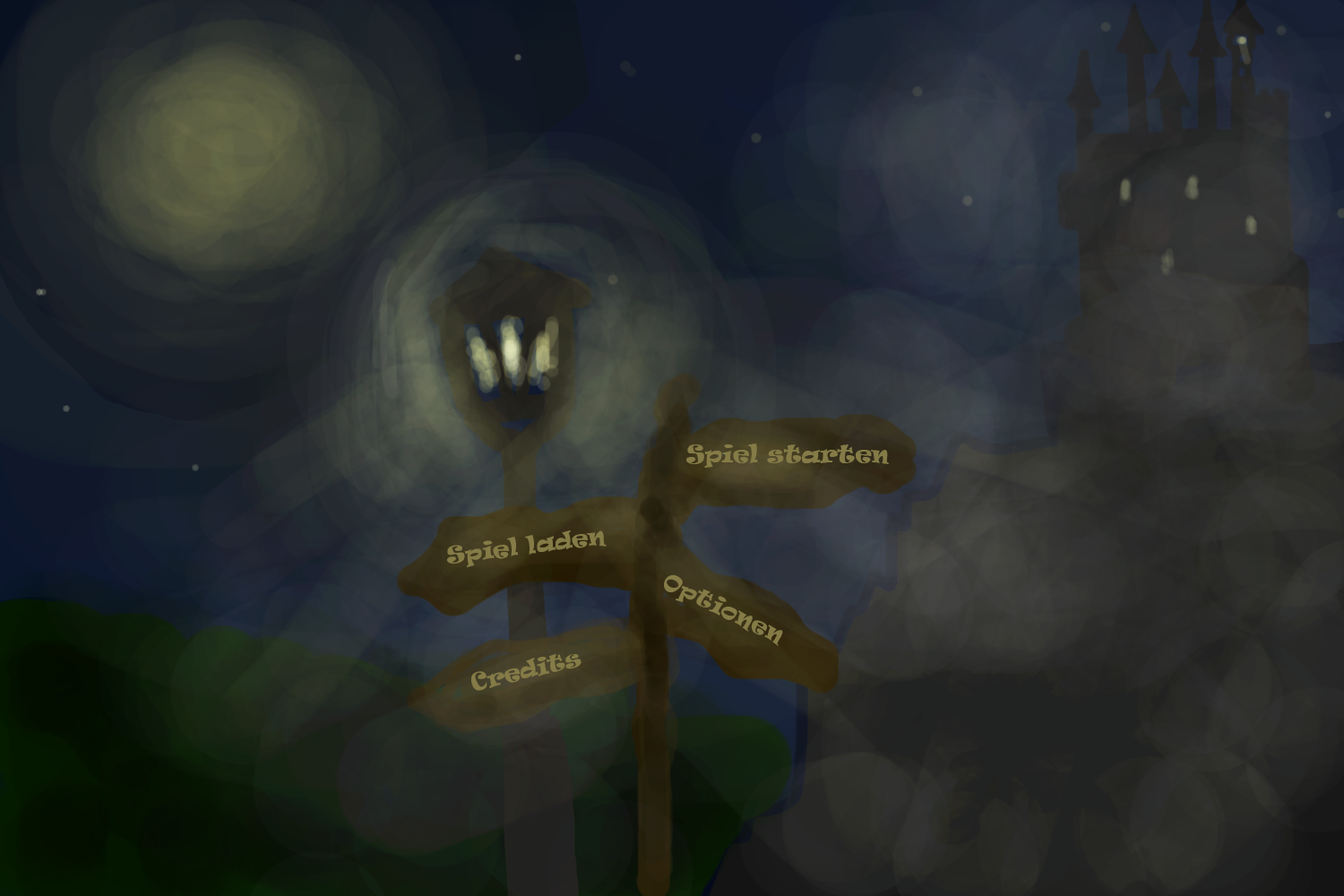
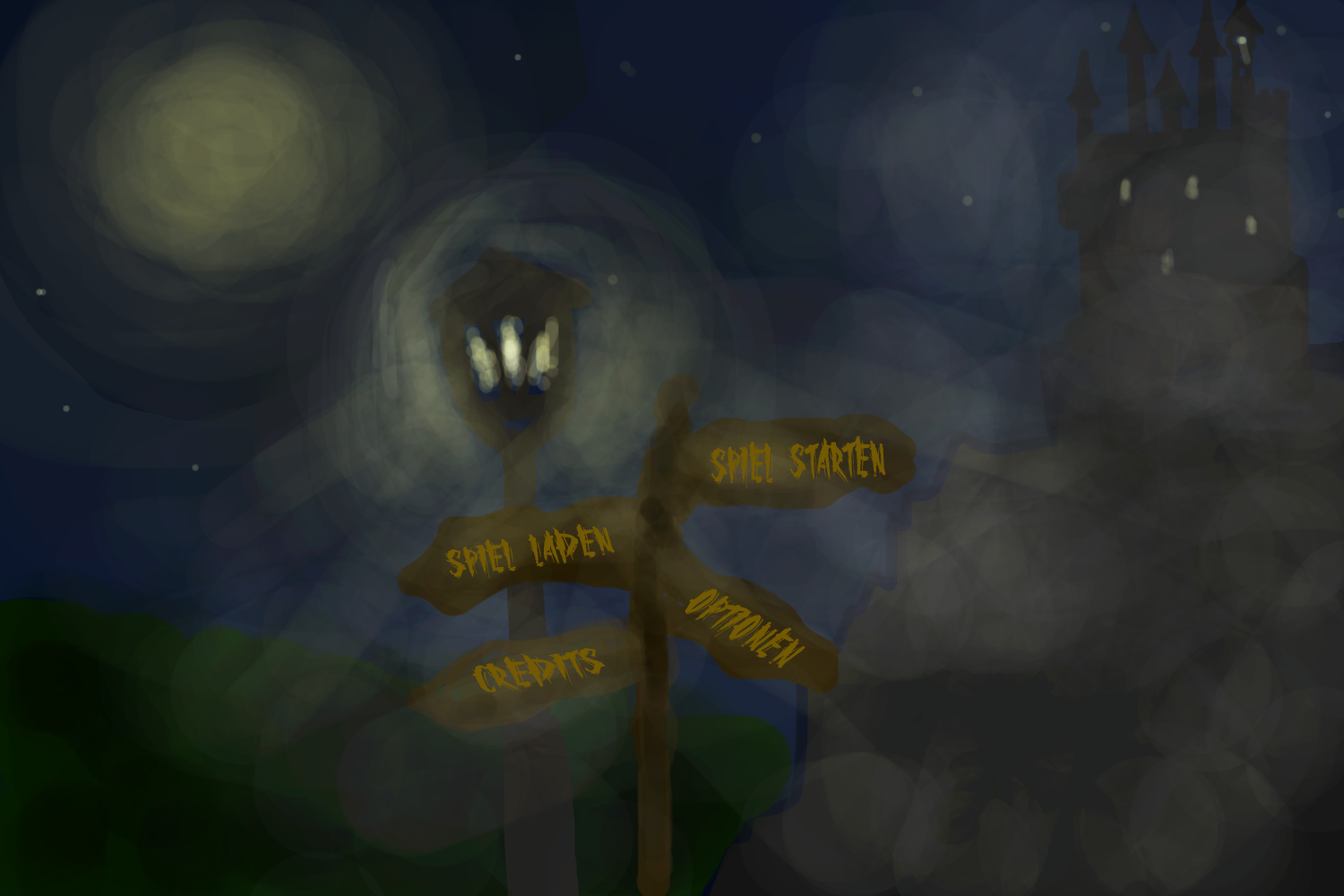
Two versions of the same layered image (1344 × 896). Layer-by-layer changes:
painted on "Optionen" over (663, 574, 806, 669)
painted on "Spiel laden" over (445, 523, 615, 579)
painted on "Spiel starten" over (686, 435, 889, 490)
painted on "Credits" over (471, 647, 606, 693)
